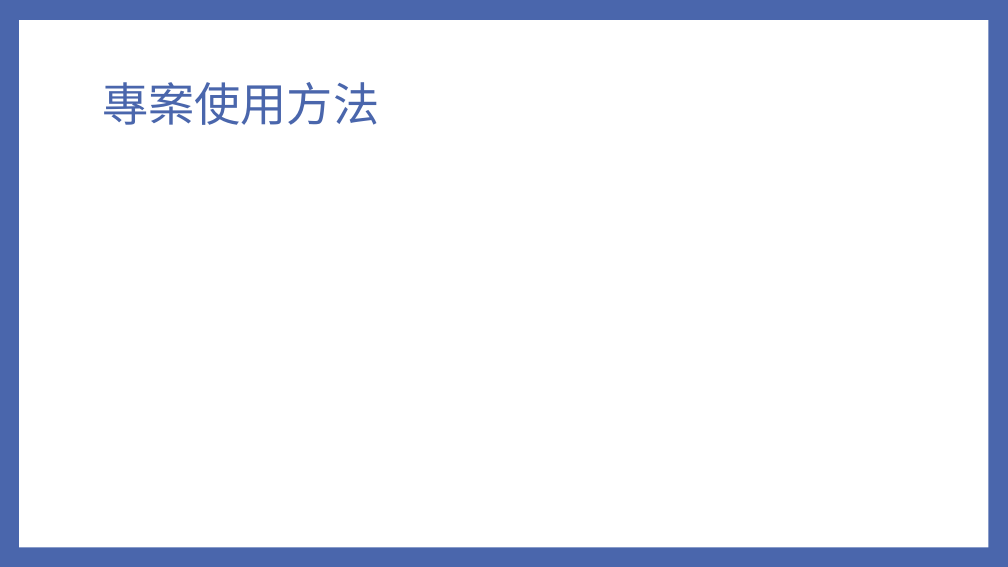
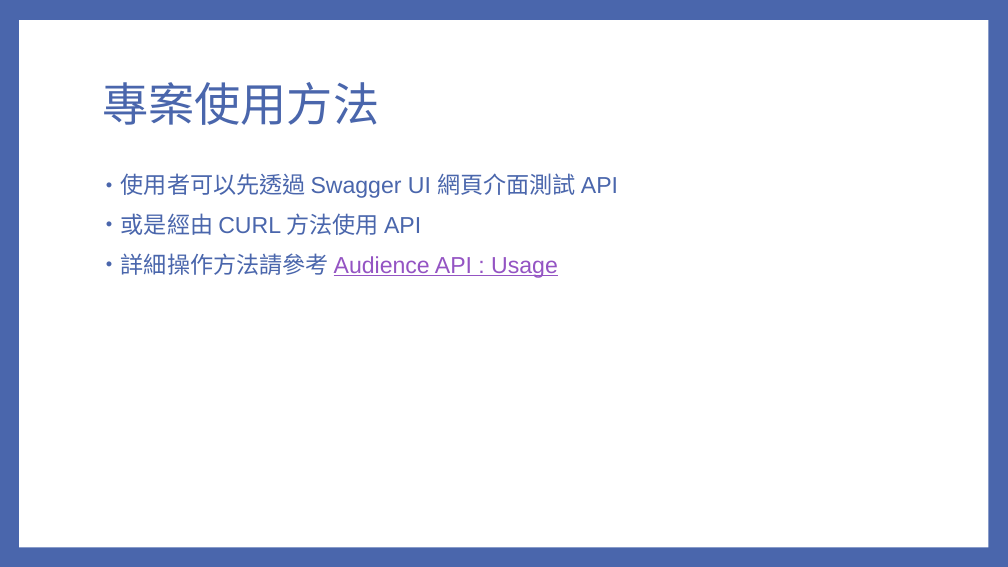
Before and after one commit to ychuang789/labelapi, a slide deck: slide 10 of Audience API v2.pptx (slide 8 before the commit). Drawn at 1008x567 pixels with LibreOffice and Linux fonts; fonts in the diff are those of the drawing. Boxes give left, top, right and bottom in pixels: in the first picture for what was removed or moved away, otherwise in the second. Text is boxed around its words. In the diff, an @@ line names an element or a change of style, - is before the commit and + after.

```diff
--- a/Audience API v2.pptx
+++ b/Audience API v2.pptx
@@ text added at bbox=[121, 173, 618, 278], 22 pt, text #4A66AC @@
+• 使用者可以先透過 Swagger UI 網頁介面測試 API
+• 或是經由 CURL 方法使用 API
+• 詳細操作方法請參考 Audience API : Usage
```
Also in this commit, not shown: 6 other slides changed, 3 slides added, 2 other files.
